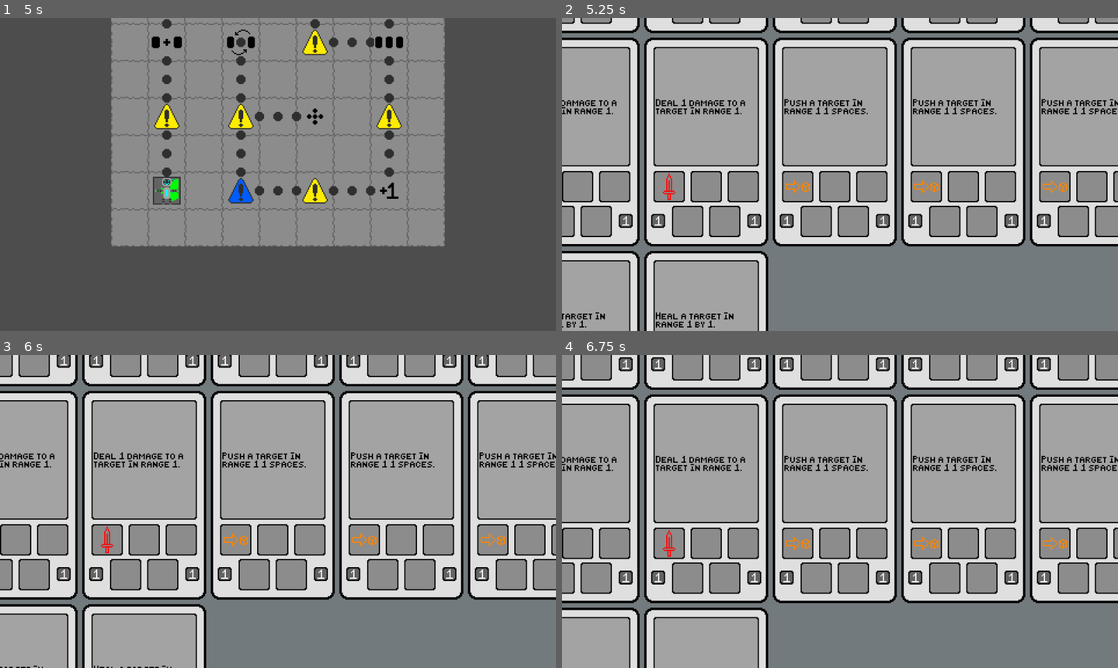
Above: before the commit, frames 1-4 (two rows, left to right).
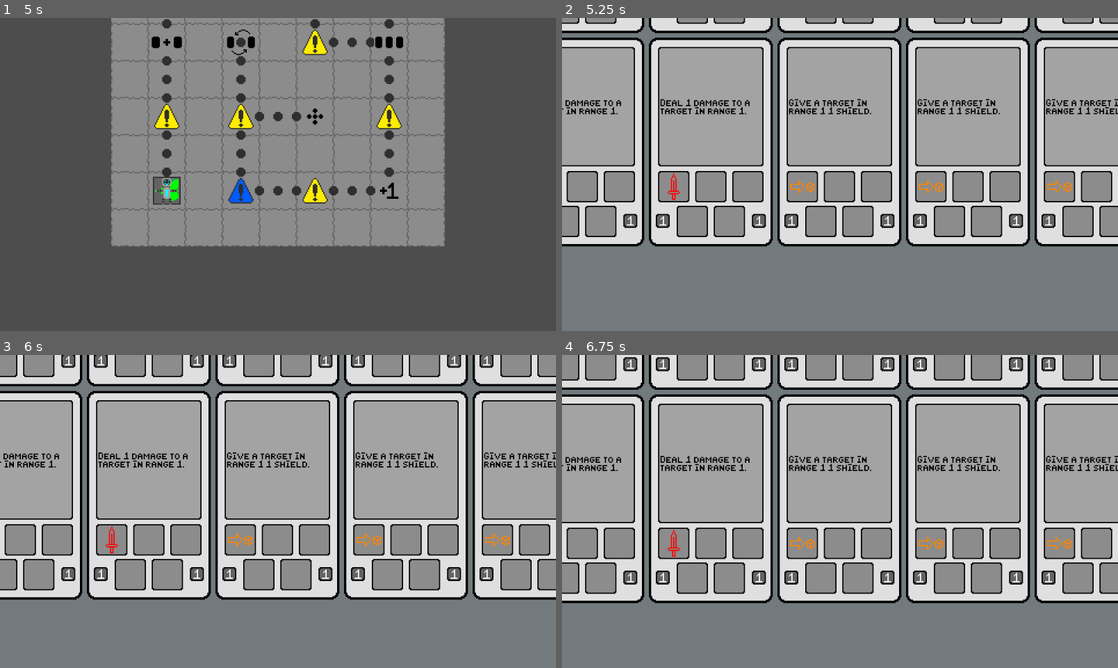
Above: after the commit, the same moments.

Repository: CattacoCattaco/strategy-deckbuilder-roguelike
Game: Godot game, scene res://world_map/world_map.tscn
The game is run twice, just before and just after one commit, with the same random seed, the same clock (stepped at 60 frames per second) and the same inputs.
Inputs (mouse positions are in pixels of both pictures, inside the frame that each line leads up to):
- Up to frame 1 (5 s): tap Enter (do_event) at 0.5, 2, 3.5 s; move the mouse to (400, 158) at 0.52 s; hold D (right) 0.53-1.25 s; hold Enter (do_event) 0.53-1.25 s; click (400, 158) at 0.67 s; tap Space at 1.25, 2.75, 4.25 s; drag from (166, 190) to (250, 237) at 1.27 s; move the mouse to (333, 105) at 2.02 s; hold D (right) 2.03-2.75 s; hold Z (zoom) 2.03-2.75 s; click (333, 105) at 2.17 s; drag from (250, 237) to (111, 127) at 2.77 s; move the mouse to (444, 221) at 3.52 s; hold A (left) 3.53-4.25 s; tap Shift at 3.6 s; click (444, 221) at 3.67 s; drag from (111, 127) to (194, 96) at 4.27 s
- Up to frame 2 (5.25 s): move the mouse to (867, 174) at 5.02 s; hold S (down) from 5.03 s (still down); hold Q (view_deck) from 5.03 s (still down); click (867, 174) at 5.17 s
- Up to frame 3 (6 s): release S (down) at 5.75 s; release Q (view_deck) at 5.75 s; drag from (16, 480) to (166, 527) at 5.77 s
- Up to frame 4 (6.75 s): drag from (706, 527) to (895, 442) at 6.52 s

Frame 1 is identical in both runs. In frame 2, 28% of the frame differs, in the area x 0-100%, y 0-100%; in frame 3, 29%; in frame 4, 29%.

Commit message:
Add Defend Modifier
There is now a defend modifier which prevents the next X attacks towards the target

Diff:
--- a/card/card.gd
+++ b/card/card.gd
@@ -136,6 +136,8 @@
 			action_marker = Tile.ActionMarker.MOVE
 		elif effect.base_action is Modifier.Poison:
 			action_marker = Tile.ActionMarker.POISON
+		elif effect.base_action is Modifier.Defend:
+			action_marker = Tile.ActionMarker.PUSH
 		elif effect.base_action is Modifier.Push:
 			action_marker = Tile.ActionMarker.PUSH
 
--- a/card/modifier/modifier.gd
+++ b/card/modifier/modifier.gd
@@ -45,8 +45,7 @@
 ## Returns the sprite associated with this modifier
 @abstract func _get_image() -> Texture2D
 ## Lower numbers go to the left of higher numbers
-## 0-18: Base actions
-## 19: Move (Last base action)
+## 0-19: Base actions
 ## 20-39: Local modifiers
 ## 40-59: Global modifiers
 @abstract func _get_sort_order() -> int
@@ -149,6 +148,30 @@
 		return tile.object.data.max_health != -1
 
 
+class Defend extends BaseAction:
+	func _get_name() -> String:
+		return "Defend"
+
+
+	func _get_image() -> Texture2D:
+		return preload("res://card/modifier/push.png")
+
+
+	func _get_sort_order() -> int:
+		return 3
+
+
+	func _get_text(effect_range: int, effect_size: int) -> String:
+		return "Give a target in range %d %d shield" % [effect_range, effect_size]
+
+
+	func _can_target(tile: Tile) -> bool:
+		if not tile.object:
+			return false
+
+		return tile.object.data.max_health != -1
+
+
 class Push extends BaseAction:
 	func _get_name() -> String:
 		return "Push"
@@ -159,7 +182,7 @@
 
 
 	func _get_sort_order() -> int:
-		return 3
+		return 18
 
 
 	func _get_text(effect_range: int, effect_size: int) -> String:
--- a/deck_manipulation_screen/slot_set/card_slot/card_slot.gd
+++ b/deck_manipulation_screen/slot_set/card_slot/card_slot.gd
@@ -63,6 +63,7 @@
 		deck.erase(input_slot.card.card_data)
 
 	if slot_set.type != SlotSet.Type.DESTROY_CARD:
-		deck.append(card.card_data)
+		for output_slot in slot_set.output_slots:
+			deck.append(output_slot.card.card_data)
 
 	deck_manipulation_screen.return_to_map()
--- a/tile_grid/tile/tile.gd
+++ b/tile_grid/tile/tile.gd
@@ -66,6 +66,8 @@
 		var marker_type: ActionMarker
 
 		if effect.base_action is Modifier.Push:
+			marker_type = ActionMarker.ENEMY_PUSH
+		elif effect.base_action is Modifier.Defend:
 			marker_type = ActionMarker.ENEMY_PUSH
 		elif effect.base_action is Modifier.Attack:
 			marker_type = ActionMarker.ENEMY_ATTACK
--- a/tile_grid/tile/tile_object/tile_object.gd
+++ b/tile_grid/tile/tile_object/tile_object.gd
@@ -34,6 +34,7 @@
 var pos: Vector2i
 var health: int
 var poison_level: int = 0
+var shield_level: int = 0
 
 
 func _ready() -> void:
@@ -96,46 +97,37 @@
 			if target_tile not in still_valid_tiles:
 				continue
 
-			if effect.base_action is Modifier.Move:
-				if target == pos:
-					continue
-
-				move_to(target)
-			elif effect.base_action is Modifier.Attack:
+			if effect.base_action is Modifier.Attack:
 				damage(target, effect.effect_size)
 			elif effect.base_action is Modifier.Heal:
 				heal(target, effect.effect_size)
 			elif effect.base_action is Modifier.Poison:
 				poison(target, effect.effect_size)
+			elif effect.base_action is Modifier.Defend:
+				defend(target, effect.effect_size)
 			elif effect.base_action is Modifier.Push:
 				if target == pos:
 					continue
 
 				push(target, effect.effect_size)
+			elif effect.base_action is Modifier.Move:
+				if target == pos:
+					continue
+
+				move_to(target)
 
 			await get_tree().create_timer(0.8).timeout
 
 
-func move_to(new_pos: Vector2i) -> void:
-	if tile_grid.get_tile(new_pos.x, new_pos.y).object:
-		return
-
-	tile.object = null
-
-	pos = new_pos
-	tile = tile_grid.get_tile(pos.x, pos.y)
-	reparent(tile, false)
-	tile.object = self
-
-	if data.action_source is PlayerActionSource:
-		EnemyActionSource.recalc_distances(tile_grid)
-
-
 func damage(target_pos: Vector2i, amount: int) -> void:
 	if not tile_grid.get_tile(target_pos.x, target_pos.y).object:
 		return
 
 	var target: TileObject = tile_grid.get_tile(target_pos.x, target_pos.y).object
+
+	if target.shield_level > 0:
+		target.shield_level -= 1
+		return
 
 	target.health -= amount
 	target.show_health()
@@ -167,6 +159,15 @@
 	target.poison_level += amount
 
 	target.poisoned_sprite.show()
+
+
+func defend(target_pos: Vector2i, amount: int) -> void:
+	if not tile_grid.get_tile(target_pos.x, target_pos.y).object:
+		return
+
+	var target: TileObject = tile_grid.get_tile(target_pos.x, target_pos.y).object
+
+	target.shield_level += amount
 
 
 func push(target_pos: Vector2i, amount: int) -> void:
@@ -224,6 +225,21 @@
 	target.move_to(pushed_pos)
 
 
+func move_to(new_pos: Vector2i) -> void:
+	if tile_grid.get_tile(new_pos.x, new_pos.y).object:
+		return
+
+	tile.object = null
+
+	pos = new_pos
+	tile = tile_grid.get_tile(pos.x, pos.y)
+	reparent(tile, false)
+	tile.object = self
+
+	if data.action_source is PlayerActionSource:
+		EnemyActionSource.recalc_distances(tile_grid)
+
+
 func do_poison() -> void:
 	health -= poison_level
 
--- a/world_map/world_map.gd
+++ b/world_map/world_map.gd
@@ -33,13 +33,9 @@
 	CardData.new([Modifier.Attack.new()], 1, 1),
 	CardData.new([Modifier.Attack.new()], 1, 1),
 	CardData.new([Modifier.Attack.new()], 1, 1),
-	CardData.new([Modifier.Push.new()], 1, 1),
-	CardData.new([Modifier.Push.new()], 1, 1),
-	CardData.new([Modifier.Push.new()], 1, 1),
-	CardData.new([Modifier.Push.new()], 1, 1),
-	CardData.new([Modifier.Push.new()], 1, 1),
-	CardData.new([Modifier.Heal.new()], 1, 1),
-	CardData.new([Modifier.Heal.new()], 1, 1),
+	CardData.new([Modifier.Defend.new()], 1, 1),
+	CardData.new([Modifier.Defend.new()], 1, 1),
+	CardData.new([Modifier.Defend.new()], 1, 1),
 ]
 
 
